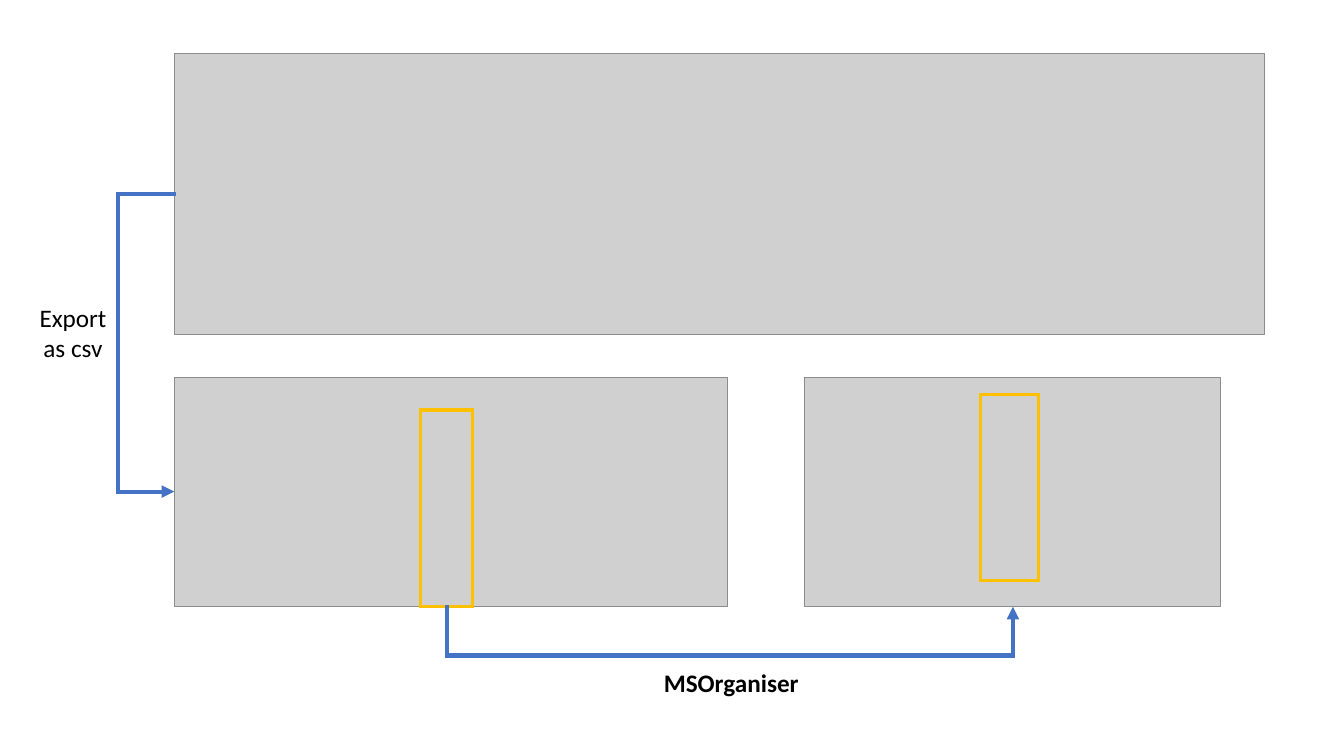
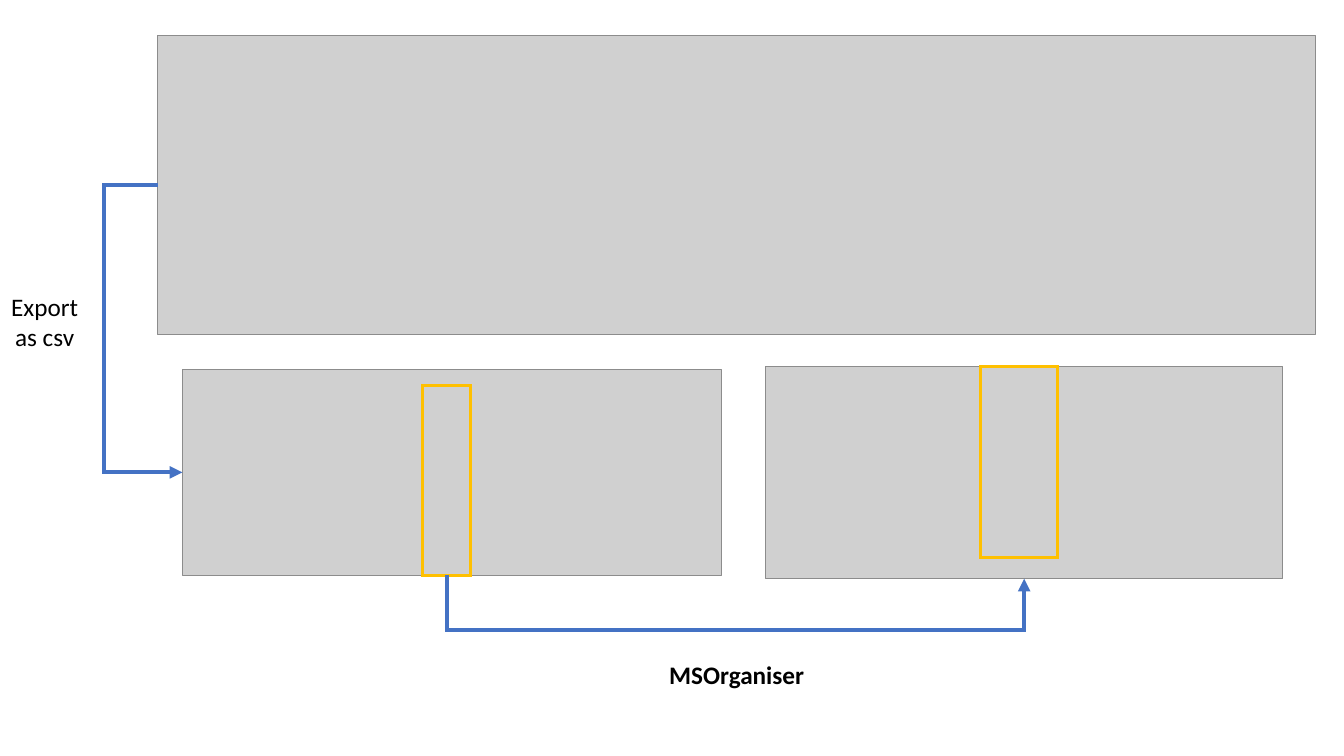
Before and after one commit to JauntyJJS/PyDataGlobal2021Talk, a slide deck: slide 3 of ImagesForSlides.pptx (slide 4 before the commit). Drawn at 1344x756 pixels with LibreOffice and Linux fonts; fonts in the diff are those of the drawing; grey boxes stand for pictures. Boxes give left, top, right and bottom in pixels: in the first picture for what was removed or moved away, otherwise in the second. Text is boxed around its words. In the diff, an @@ line names an element or a change of style, - is before the commit and + after.

```diff
--- a/ImagesForSlides.pptx
+++ b/ImagesForSlides.pptx
@@ picture: place and size @@
-picture at bbox=[174, 53, 1265, 335]
+picture at bbox=[157, 35, 1316, 334]
@@ elbow arrow moved from (175, 194) - (174, 492) to (157, 185) - (182, 473) @@
@@ text "Export as csv": place and size @@
-text "Export as csv" at bbox=[40, 310, 107, 358]
+text "Export as csv" at bbox=[11, 299, 78, 347]
@@ picture: place and size @@
-picture at bbox=[174, 377, 728, 606]
+picture at bbox=[182, 369, 722, 575]
@@ rectangle: place and size @@
-rectangle at bbox=[420, 410, 473, 606]
+rectangle at bbox=[422, 385, 471, 576]
@@ picture: place and size @@
-picture at bbox=[805, 377, 1221, 606]
+picture at bbox=[765, 366, 1282, 579]
@@ rectangle: place and size @@
-rectangle at bbox=[981, 394, 1038, 581]
+rectangle at bbox=[981, 366, 1059, 558]
@@ elbow arrow moved from (447, 606) - (1013, 607) to (447, 576) - (1024, 579) @@
@@ text "MSOrganiser": place and size @@
-text "MSOrganiser" at bbox=[664, 674, 799, 697]
+text "MSOrganiser" at bbox=[669, 666, 804, 689]
```
Also in this commit, not shown: 1 other slide changed, 3 other files.
